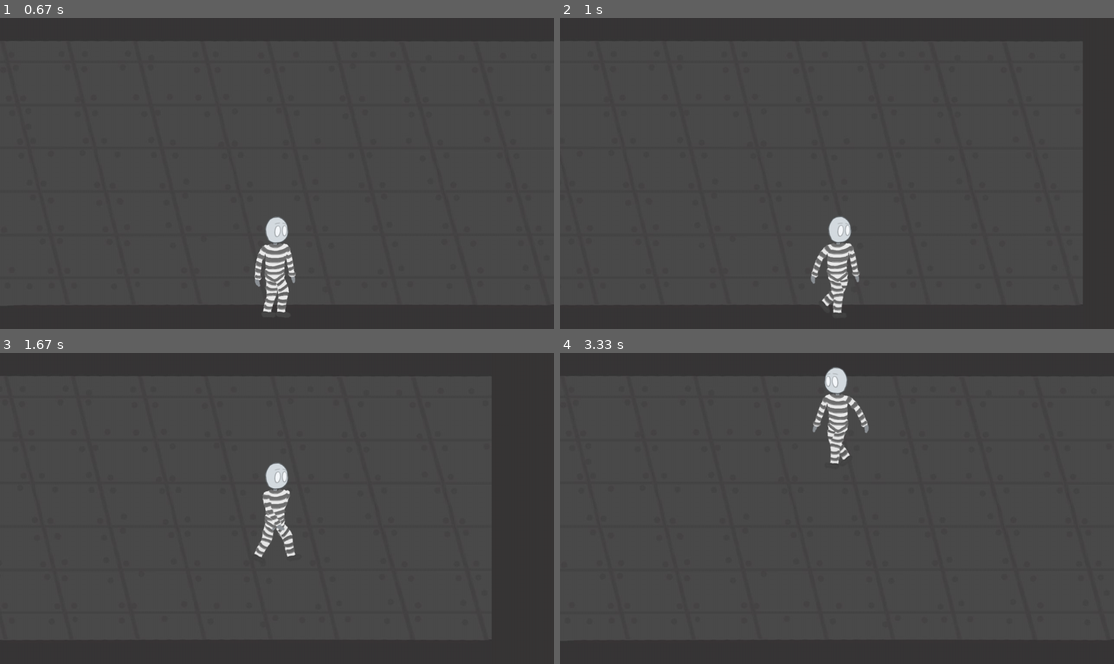
Above: before the commit, frames 1-4 (two rows, left to right).
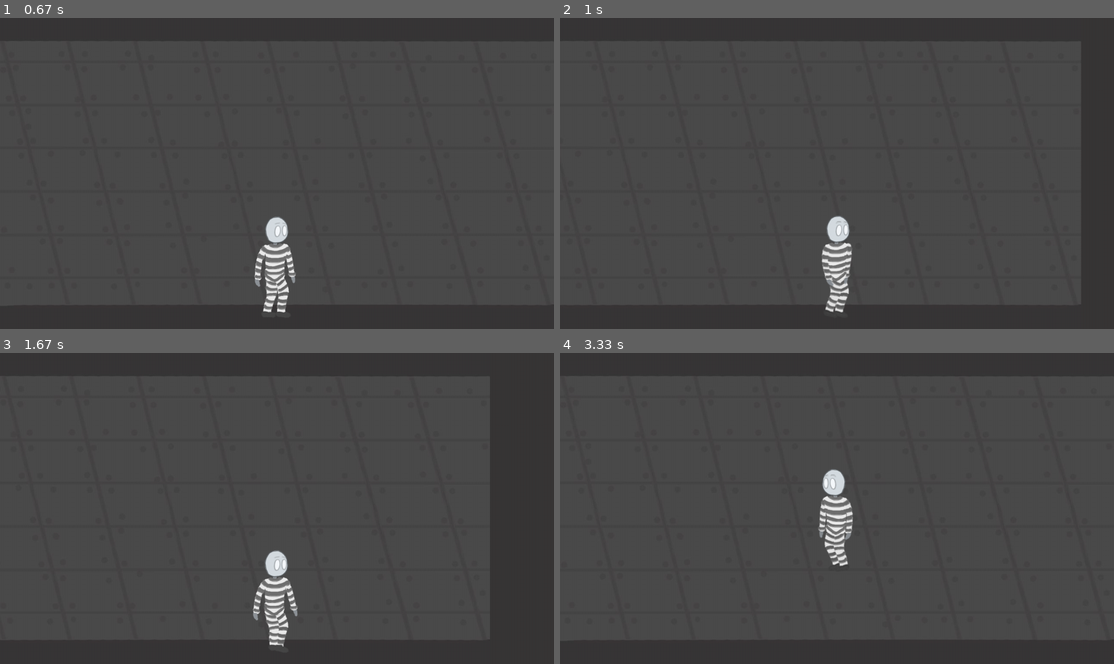
Above: after the commit, the same moments.

Repository: v-like-engine/the-cage-of-mage-pygame
Game: pygame game, started from start_game.py
Same seed, same stepped clock (60 frames per second), same inputs: the game is played once before the commit and once after it.
Inputs (mouse positions are in pixels of both pictures, inside the frame that each line leads up to):
- Up to frame 1 (0.67 s): click (454, 126) at 0.38 s
- Up to frame 2 (1 s): hold Right from 0.67 s (still down); move the mouse to (814, 185) at 0.7 s
- Up to frame 3 (1.67 s): release Right at 1.13 s; hold Up 1.17-1.47 s; hold Right from 1.5 s (still down)
- Up to frame 4 (3.33 s): release Right at 1.97 s; hold Left 2-2.53 s; hold Left 2.57-2.97 s; hold Up from 3 s (still down)

Frame 1 is identical in both runs. In frame 2, 0.9% of the frame differs, in the area x 45-55%, y 63-95%; in frame 3, 2.4%; in frame 4, 2.5%, in the area x 45-56%, y 4-69%.

Commit message:
Small fix bug

Diff:
--- /dev/null
+++ b/Level4.py
@@ -0,0 +1,111 @@
+import pygame
+
+from chest_sprite import Chest
+from door_load import Door
+from key_load import Key
+from level_mask import LevelMask
+from load_image import load_image
+from moving_platform_load import MovingPlatform
+from platform_load import Platform
+
+
+class Level3(LevelMask):
+    def __init__(self, width, height):
+        super().__init__(width, height, (50, 456, 240, 360, 240), False, 'training.jpg')
+        self.ticks = 0
+        self.platforms_list = []
+
+        self.key_group = pygame.sprite.Group()
+        self.door_group = pygame.sprite.Group()
+        self.moving_platforms_group = pygame.sprite.Group()
+
+        self.draw_platforms()
+        self.draw_moving_platforms()
+        self.key = Key(self.key_group, self.screen, 1100, 190)
+        self.door = Door(self.door_group, self.screen, 50, 300)
+
+        self.is_key = False
+        self.execute()
+
+    def draw_platforms(self):
+        self.platform = Platform(self.platforms, load_image('platforms/double_brown.png'), self.screen, 400, 500)
+        self.platforms_list.append(self.platform)
+        self.all_sprites.add(self.platform)
+
+        self.platform = Platform(self.platforms, load_image('platforms/triple_brown.png'), self.screen, 600, 300)
+        self.platforms_list.append(self.platform)
+        self.all_sprites.add(self.platform)
+
+    def draw_moving_platforms(self):
+        self.platform = MovingPlatform(self.platforms, load_image('platforms/simple_grey.png'), self.screen, 200, 100)
+        self.platforms_list.append(self.platform)
+        self.all_sprites.add(self.platform)
+        self.moving_platforms_group.add(self.platform)
+
+    def execute(self):
+        while self.running:
+            for event in pygame.event.get():
+                self.handle_event(event)
+            if self.stop:
+                return
+            self.loop()
+
+            if not self.is_key:
+                self.check_key()
+
+            if not self.passed:
+                self.check_pass()
+            self.check_platform()
+
+            self.all_sprites.draw(self.screen)
+            self.door_group.draw(self.screen)
+            self.bottom_border.draw(self.screen)
+            self.borders.draw(self.screen)
+            if not self.is_key:
+                self.key_group.draw(self.screen)
+            self.mage_group.draw(self.screen)
+            self.platforms.draw(self.screen)
+
+            self.check_movement()
+            self.check_movement()
+            self.platforms.update()
+
+            pygame.display.flip()
+            self.clock.tick(self.FPS)
+            self.render()
+        self.terminate()
+
+    def handle_event(self, event):
+        super().handle_event(event)
+        if event.type == pygame.KEYDOWN:
+            if event.key == pygame.K_r:
+                New = Level3(self.width, self.height)
+                self.stop = True
+            if event.key == pygame.K_e and self.passed:
+                self.door.open()
+            if event.key == pygame.K_RETURN and self.passed and self.mage.x - 50 <= \
+                    self.door.x and self.door.is_opened:
+                Level3(self.width, self.height)
+                self.stop = True
+
+    def check_movement(self):
+        pressed = pygame.key.get_pressed()
+
+        self.mage.update(pressed, self.bottom_border, self.borders)
+
+    def check_key(self):
+        if self.mage.rect.x + 30 >= self.key.rect.x and self.mage.rect.x + 30 <= self.key.rect.x + self.key.w and \
+                self.mage.rect.y <= self.key.rect.y:
+            self.is_key = True
+
+    def check_pass(self):
+        if self.is_key:
+            self.passed = True
+            self.ticks += 1
+
+    def check_platform(self):
+        #if self.mage.x + 10 >= self.platform.rect.x and self.mage.x <= self.platform.w + self.platform.x and \
+        #       self.mage.y >= self.platform.rect.y + 100:
+        if pygame.sprite.spritecollideany(self.mage, self.moving_platforms_group):
+            Level3(self.width, self.height)
+            self.stop = True
--- a/main_class.py
+++ b/main_class.py
@@ -8,7 +8,7 @@
 class Game:
     def __init__(self, width, height):
         self.size = self.width, self.height = width, height
-        self.FPS = 60
+        self.FPS = 120
         pygame.init()
         self.screen = pygame.display.set_mode(self.size)
         self.clock = pygame.time.Clock()
Binary file added: font/Chalk and Pamor.ttf
